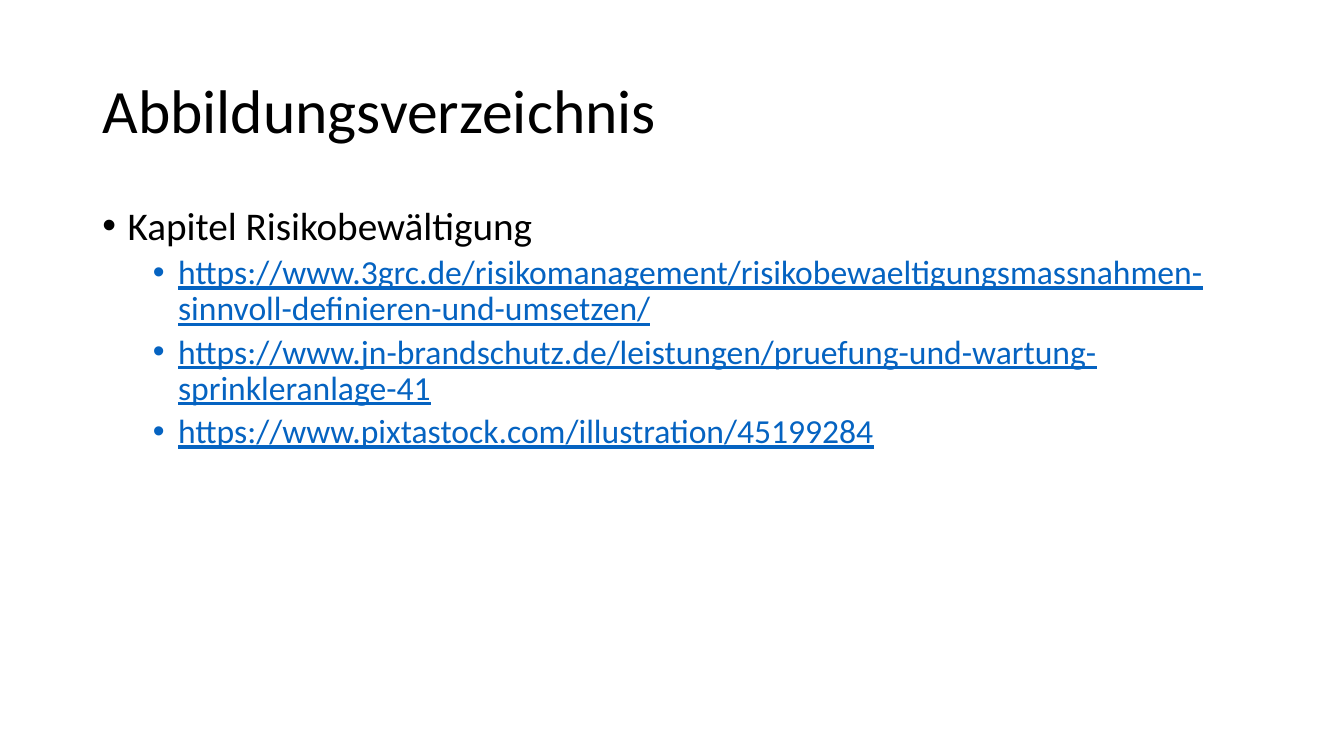
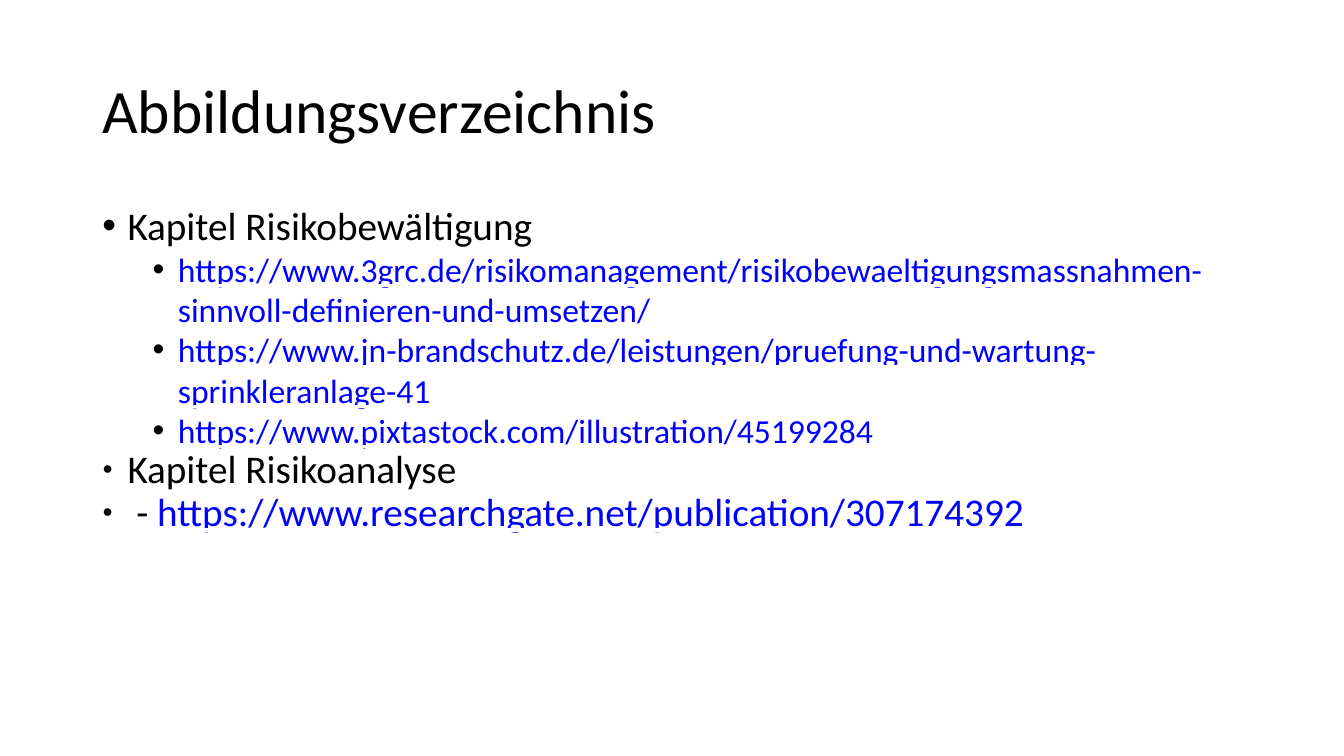
Before and after one commit to LennartDuemke/Sicherheit, a slide deck: slide 51 of Risikomanagement.pptx (slide 50 before the commit). Drawn at 1344x756 pixels with LibreOffice and Linux fonts; fonts in the diff are those of the drawing. Boxes give left, top, right and bottom in pixels: in the first picture for what was removed or moved away, otherwise in the second. Text is boxed around its words. In the diff, an @@ line names an element or a change of style, - is before the commit and + after.

```diff
--- a/Risikomanagement.pptx
+++ b/Risikomanagement.pptx
@@ text at (128,212,1202,449): text colour #0563C1 to #0000FF in "https://www.3grc.de/risikomanagement/risikobewaeltigungsmass ...", "https://www.jn-brandschutz.de/leistungen/pruefung-und-wartun ...", "https://www.pixtastock.com/illustration/45199284"; less space between paragraphs; line spacing 0.9 to 1 @@
@@ text at (128,455,1023,533): paragraphs added @@
+● Kapitel Risikoanalyse
+● - https://www.researchgate.net/publication/307174392
```
Also in this commit, not shown: 47 other slides changed, 1 slide added.
